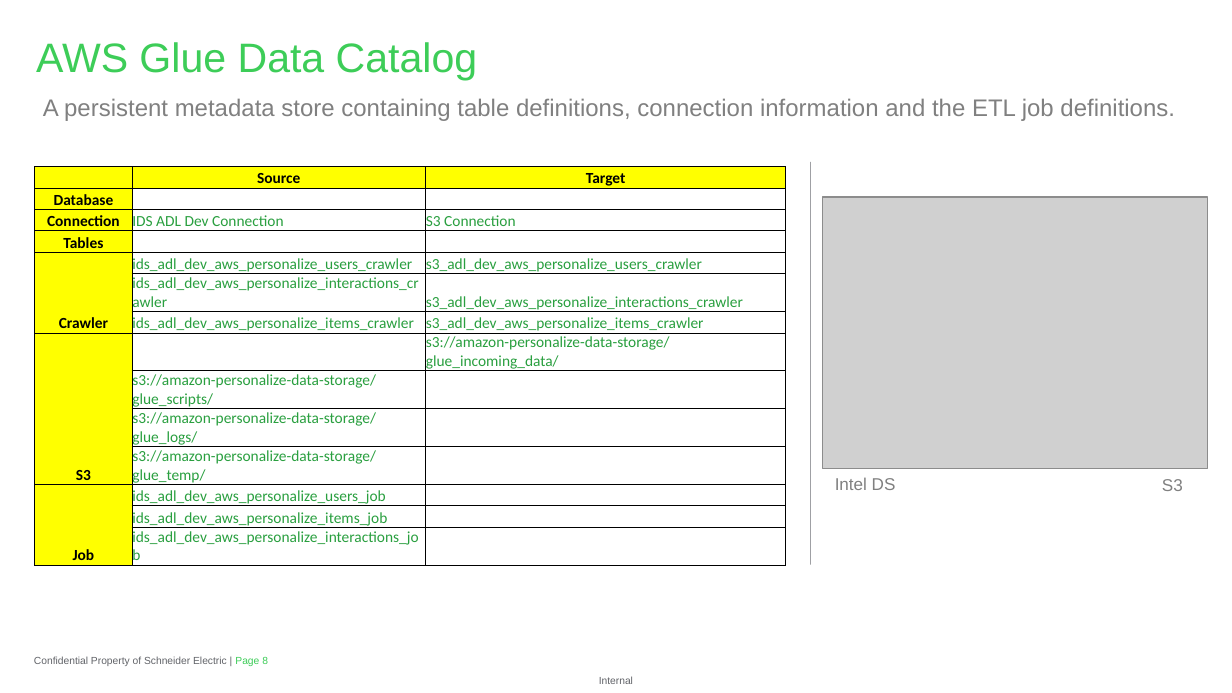
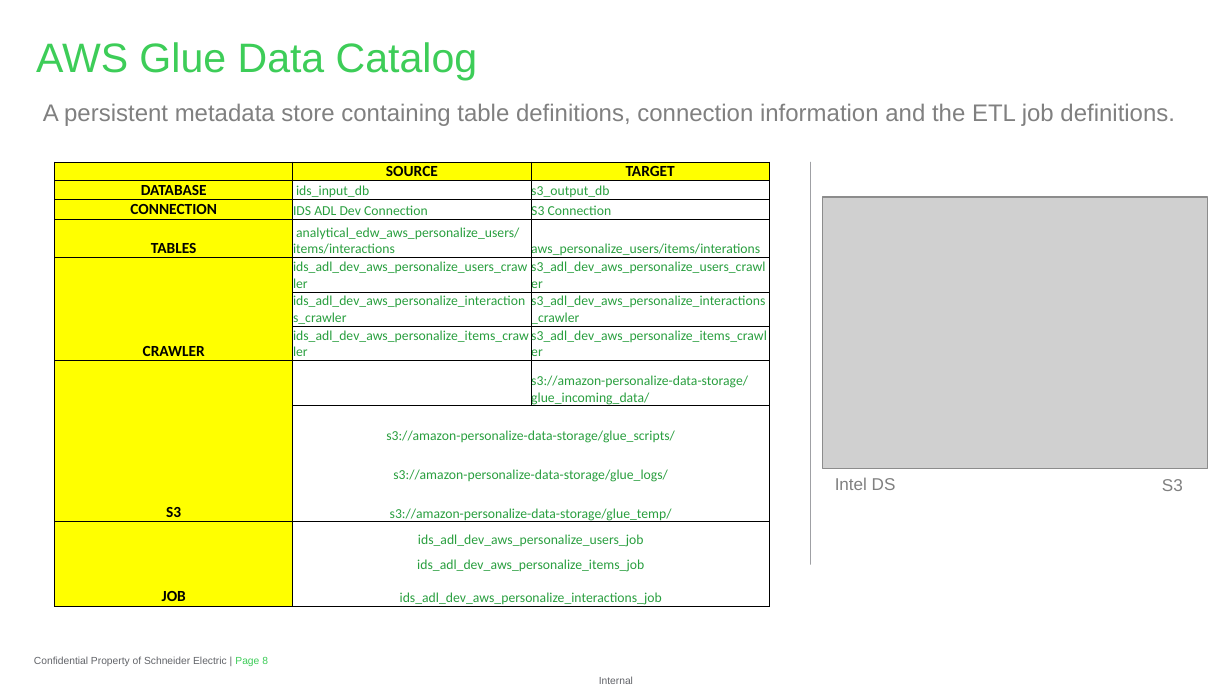
Before and after one commit to ghoshark/Recommender-API-AWS-Personalize, a slide deck: slide 8 of Recommender API with Amazon Personalize.pptx. Drawn at 1232x693 pixels with LibreOffice and Linux fonts; fonts in the diff are those of the drawing; grey boxes stand for pictures; background and template pictures are left out. Boxes give left, top, right and bottom in pixels: in the first picture for what was removed or moved away, otherwise in the second. Text is boxed around its words. In the diff, an @@ line names an element or a change of style, - is before the commit and + after.

```diff
--- a/Recommender API with Amazon Personalize.pptx
+++ b/Recommender API with Amazon Personalize.pptx
@@ text "A persistent metadata store containing ...": place and size @@
-text "A persistent metadata store containing ..." at (43, 98, 1175, 121)
+text "A persistent metadata store containing ..." at (43, 103, 1175, 126)
@@ table at (54, 161, 768, 609) @@
-row 1, column 2: Source
+row 1, column 2: SOURCE
-row 1, column 3: Target
+row 1, column 3: TARGET
-row 2: Database |  | 
+row 2: DATABASE | ids_input_db | s3_output_db
-row 3, column 1: Connection
+row 3, column 1: CONNECTION
-row 4: Tables |  | 
+row 4: TABLES | analytical_edw_aws_personalize_users/items/interactions | aws_personalize_users/items/interations
-row 5, column 1: Crawler
+row 5, column 1: CRAWLER
-row 12, column 1: Job
+row 12, column 1: JOB
@@ size 9 to 8 pt in "IDS ADL Dev Connection", "S3 Connection", "ids_adl_dev_aws_personalize_users_crawler", "s3_adl_dev_aws_personalize_users_crawler" and 11 more places @@
@@ alignment left to centre @@
@@ borders changed @@
@@ table: place and size @@
-table at (34, 166, 785, 564)
+table at (54, 161, 768, 609)
```
Also in this commit, not shown: 5 other slides changed.
